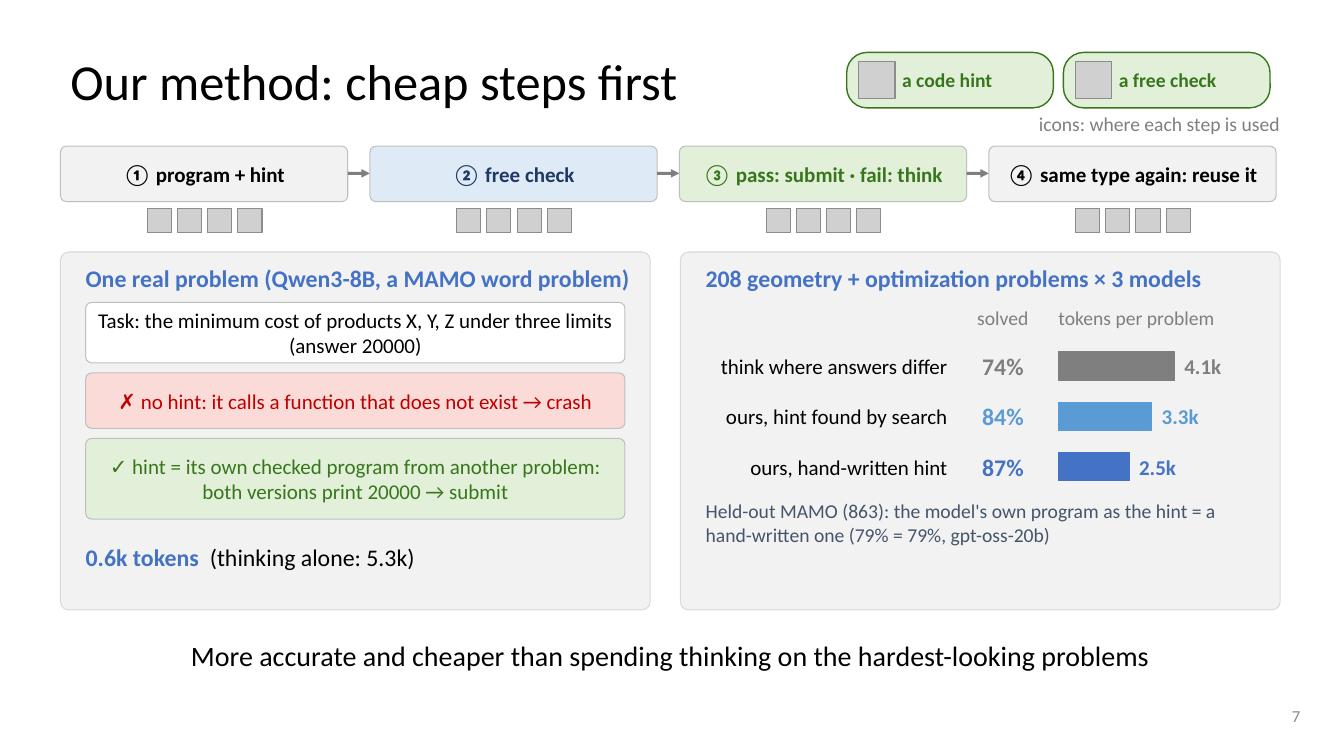
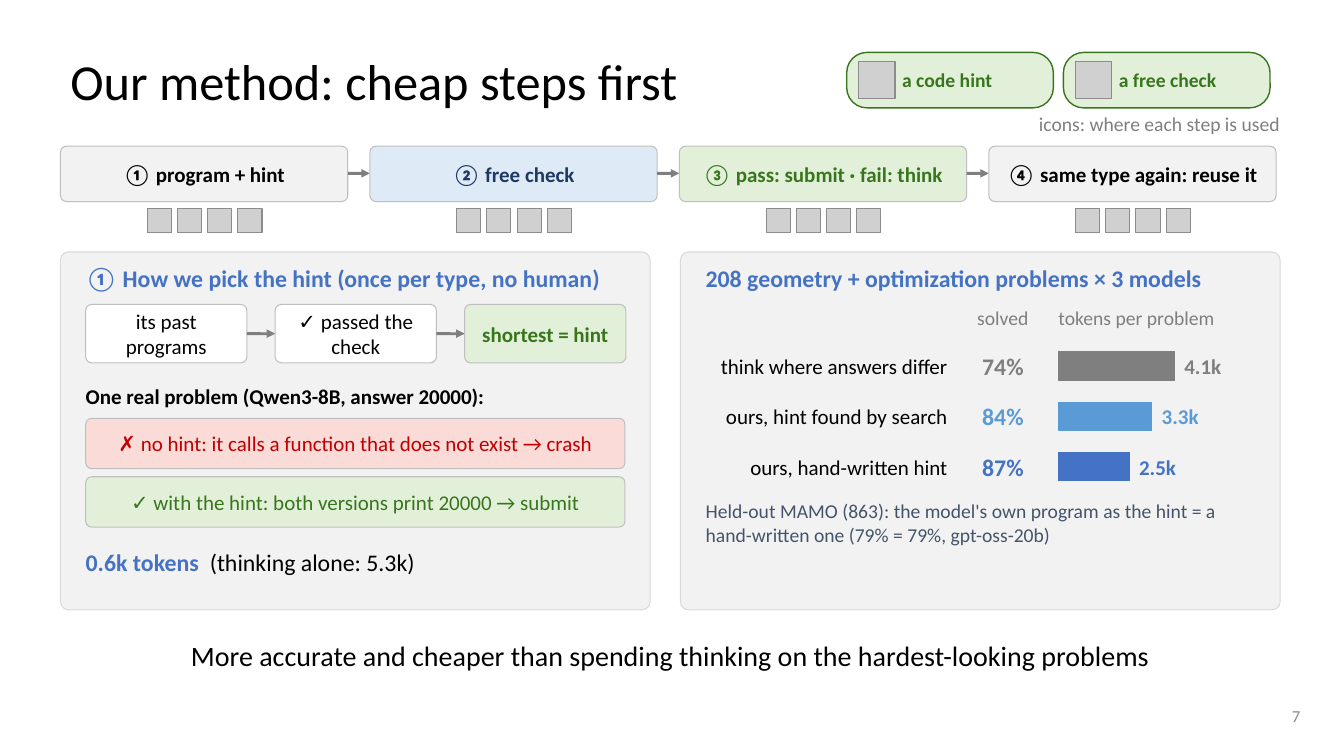
Before and after one commit to dlwns147/CSED490E_Project_Team5, a slide deck: slide 7 of Proposal_Team5.pptx. Drawn at 1344x756 pixels with LibreOffice and Linux fonts; fonts in the diff are those of the drawing; grey boxes stand for pictures. Boxes give left, top, right and bottom in pixels: in the first picture for what was removed or moved away, otherwise in the second. Text is boxed around its words. In the diff, an @@ line names an element or a change of style, - is before the commit and + after.

```diff
--- a/Proposal_Team5.pptx
+++ b/Proposal_Team5.pptx
@@ text added at (x1=86, y1=268, x2=600, y2=292), 17 pt, text #4472C4, bold @@
+① How we pick the hint (once per type, no human)
@@ rounded rectangle added at (x1=86, y1=304, x2=247, y2=363), fill #FFFFFF, outline #BFBFBF 0.75 pt @@
@@ text removed at (x1=98, y1=313, x2=611, y2=356) @@
-Task: the minimum cost of products X, Y, Z under three limits (answer 20000)
@@ text added at (x1=126, y1=314, x2=207, y2=358), 15 pt, text #000000 @@
+its past programs
@@ proportions changed in 3 elements at (x1=86, y1=477, x2=625, y2=527), (x1=86, y1=418, x2=625, y2=469), (x1=275, y1=304, x2=437, y2=363) @@
@@ rounded rectangle resized from (x1=86, y1=302, x2=625, y2=363) to (x1=275, y1=304, x2=437, y2=363) @@
@@ text added at (x1=321, y1=314, x2=413, y2=354), 15 pt, text #000000 @@
+✓ passed the check
@@ rounded rectangle added at (x1=465, y1=304, x2=626, y2=363), fill #E2F0D9, outline #BFBFBF 0.75 pt @@
@@ text added at (x1=482, y1=327, x2=608, y2=342), 15 pt, text #38761D, bold @@
+shortest = hint
@@ arrow added from (247, 334) to (275, 334), #7F7F7F 2 pt @@
@@ arrow added from (437, 334) to (465, 334), #7F7F7F 2 pt @@
@@ text at (x1=86, y1=388, x2=484, y2=408): text changed; size 17 to 15 pt; text colour #4472C4 to #000000 @@
-One real problem (Qwen3-8B, a MAMO word problem)
+One real problem (Qwen3-8B, answer 20000):
@@ rounded rectangle resized from (x1=86, y1=373, x2=625, y2=429) to (x1=86, y1=418, x2=625, y2=469) @@
@@ text "✗ no hint: it calls ..." moved from (x1=141, y1=394, x2=592, y2=409) to (x1=141, y1=436, x2=592, y2=451) @@
@@ rounded rectangle resized from (x1=86, y1=439, x2=625, y2=519) to (x1=86, y1=477, x2=625, y2=527) @@
@@ text at (x1=153, y1=495, x2=579, y2=514): text changed @@
-✓ hint = its own checked program from another problem: both versions print 20000 → submit
+✓ with the hint: both versions print 20000 → submit
@@ text "0.6k tokens (thinking alone: 5.3k)" moved from (x1=86, y1=548, x2=414, y2=570) to (x1=86, y1=553, x2=414, y2=575) @@
```
Also in this commit, not shown: 1 other slide changed, 3 other files.
